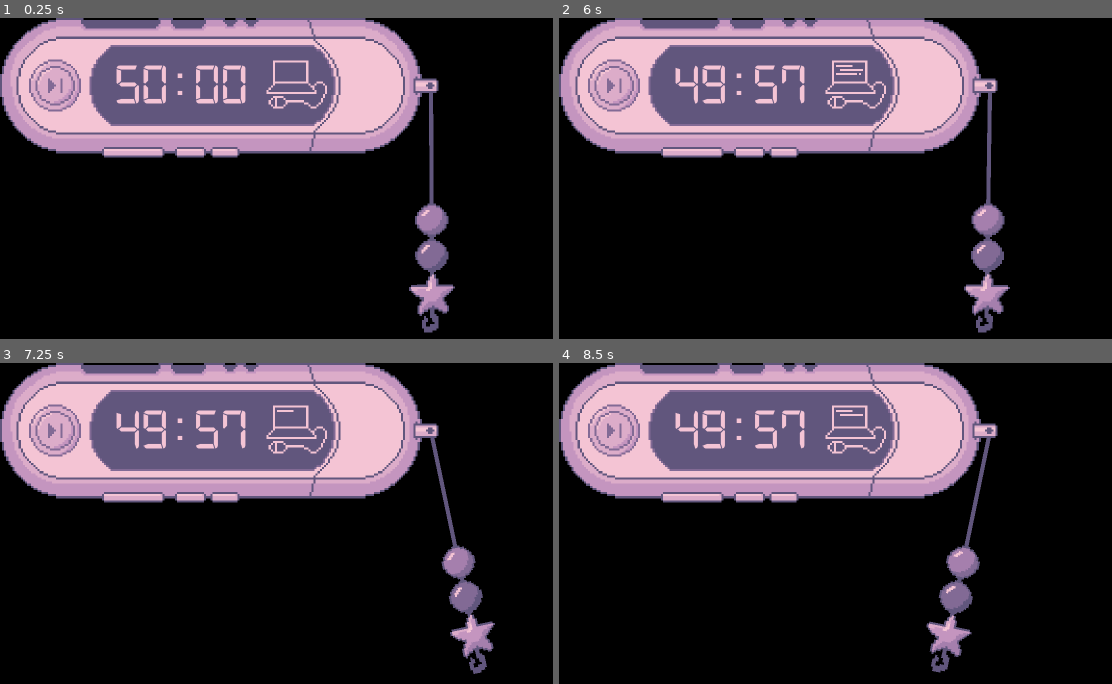
Above: before the commit, frames 1-4 (two rows, left to right).
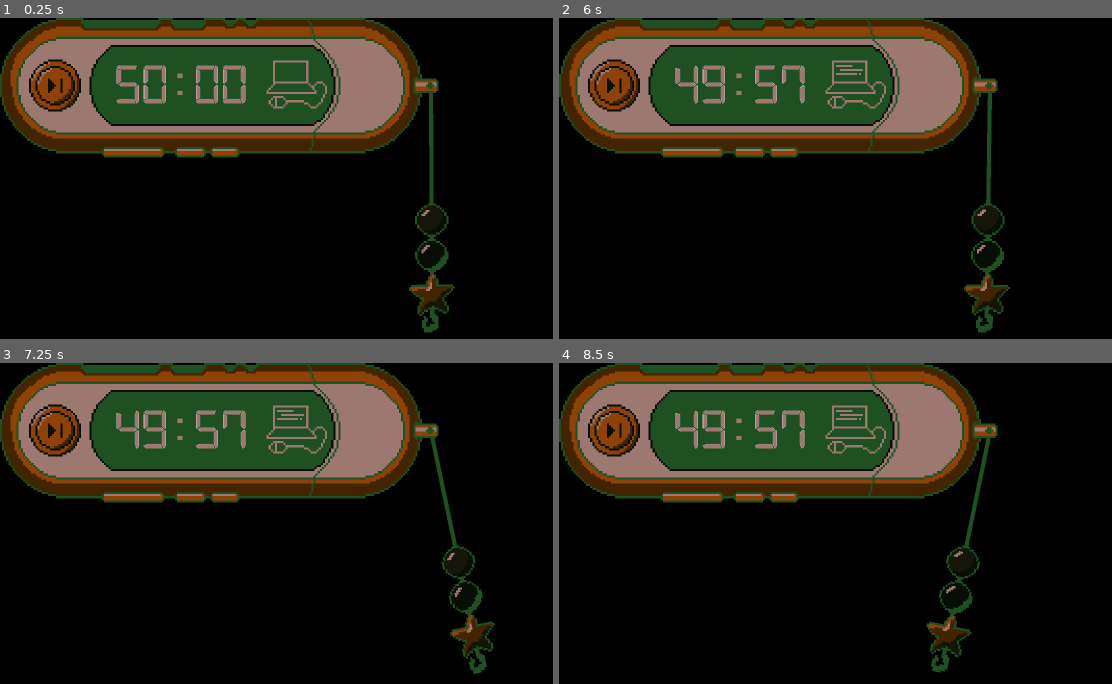
Above: after the commit, the same moments.

Repository: rota-fortunae/mp3-pomodoro
Game: Godot game, scene res://main.tscn
The game is run twice, just before and just after one commit, with the same random seed, the same clock (stepped at 60 frames per second) and the same inputs.
Inputs (mouse positions are in pixels of both pictures, inside the frame that each line leads up to):
- Up to frame 1 (0.25 s): no input
- Up to frame 2 (6 s): click (614, 85) at 0.5 s; click (929, 85) at 1.25 s; click (929, 85) at 2 s; click (614, 85) at 2.75 s; click (929, 85) at 3.5 s; click (614, 85) at 4.25 s; tap Enter at 5 s; move the mouse to (outside the picture) at 5.02 s; click (outside the picture) at 5.17 s; drag from (796, 200) to (918, 252) at 5.77 s
- Up to frame 3 (7.25 s): move the mouse to (481, 456) at 6.52 s; click (481, 456) at 6.67 s
- Up to frame 4 (8.5 s): drag from (918, 597) to (719, 478) at 7.27 s; move the mouse to (outside the picture) at 8.02 s; click (outside the picture) at 8.17 s

The runs differ from the first frame. In frame 1, 32% of the frame differs, in the area x 0-83%, y 0-99%; in frame 2, 32%; in frame 3, 32%; in frame 4, 32%.

Commit message:
editing shaders

Diff:
--- /dev/null
+++ b/main.gdshader
@@ -0,0 +1,38 @@
+shader_type canvas_item;
+
+void fragment() {
+    // Your original target and replacement
+    vec4 target_0 = vec4(0.38, 0.34, 0.49, 1.0);
+    vec3 new_0    = pow(vec3(0.38, 0.59, 0.40), vec3(2.2));
+
+    // New color maps (converted from hex and gamma-corrected)
+    vec4 target_1 = vec4(0.51, 0.42, 0.58, 1.0); // 826a95
+    vec3 new_1    = pow(vec3(0.18, 0.27, 0.18), vec3(2.2)); // #2d452f
+
+    vec4 target_2 = vec4(0.65, 0.50, 0.68, 1.0); // a57fad
+    vec3 new_2    = pow(vec3(0.32, 0.32, 0.21), vec3(2.2)); // #525236
+
+    vec4 target_3 = vec4(0.77, 0.58, 0.75, 1.0); // c495bf
+    vec3 new_3    = pow(vec3(0.54, 0.41, 0.00), vec3(2.2)); // #8a6800
+
+    vec4 target_4 = vec4(0.86, 0.67, 0.79, 1.0); // dcacc9
+    vec3 new_4    = pow(vec3(0.77, 0.54, 0.19), vec3(2.2)); // #c48931
+
+    vec4 target_5 = vec4(0.96, 0.77, 0.83, 1.0); // f4c4d4
+    vec3 new_5    = pow(vec3(0.80, 0.71, 0.69), vec3(2.2)); // #ccb4af
+
+    // Sequential color swapping
+    if (distance(COLOR, target_0) < 0.01) {
+        COLOR.rgb = new_0;
+    } else if (distance(COLOR, target_1) < 0.01) {
+        COLOR.rgb = new_1;
+    } else if (distance(COLOR, target_2) < 0.01) {
+        COLOR.rgb = new_2;
+    } else if (distance(COLOR, target_3) < 0.01) {
+        COLOR.rgb = new_3;
+    } else if (distance(COLOR, target_4) < 0.01) {
+        COLOR.rgb = new_4;
+    } else if (distance(COLOR, target_5) < 0.01) {
+        COLOR.rgb = new_5;
+    }
+}
--- a/main.tscn
+++ b/main.tscn
@@ -1,8 +1,10 @@
 [gd_scene format=3 uid="uid://csv8w68ys6y8b"]
 
 [ext_resource type="Texture2D" uid="uid://bwtdmxpq3eqbk" path="res://assets/main_body.png" id="1_ig7tw"]
+[ext_resource type="Shader" uid="uid://r5kh3gkgy0gg" path="res://main.gdshader" id="1_w48qg"]
 [ext_resource type="Texture2D" uid="uid://dal34mo56d841" path="res://assets/cap.png" id="2_0xm2m"]
 [ext_resource type="Texture2D" uid="uid://dvbcar24urv2l" path="res://assets/button_unpressed.png" id="3_1bvp3"]
+[ext_resource type="Material" uid="uid://dbixbu3rcism1" path="res://shaders/blue.tres" id="3_vivmo"]
 [ext_resource type="Texture2D" uid="uid://7mw4quokacc" path="res://assets/button_pressed.png" id="4_lquwl"]
 [ext_resource type="Script" uid="uid://nxwgn6svru8q" path="res://scripts/window_swing.gd" id="5_272bh"]
 [ext_resource type="BitMap" uid="uid://bt0ois64521xf" path="res://assets/button_bitmap.png" id="5_lquwl"]
@@ -14,6 +16,9 @@
 [ext_resource type="Texture2D" uid="uid://cr2nnkassuup8" path="res://assets/work_time.png" id="11_dg77c"]
 [ext_resource type="Script" uid="uid://ormykse11xyo" path="res://drag_screen.gd" id="12_dg77c"]
 
+[sub_resource type="ShaderMaterial" id="ShaderMaterial_ycdy4"]
+shader = ExtResource("1_w48qg")
+
 [sub_resource type="PhysicsMaterial" id="PhysicsMaterial_ip871"]
 
 [sub_resource type="RectangleShape2D" id="RectangleShape2D_hxrmi"]
@@ -75,6 +80,14 @@
 }],
 "loop": 1,
 "name": &"break",
+"speed": 5.0
+}, {
+"frames": [{
+"duration": 4.0,
+"texture": SubResource("AtlasTexture_ycdy4")
+}],
+"loop": 1,
+"name": &"pause",
 "speed": 5.0
 }, {
 "frames": [{
@@ -98,6 +111,7 @@
 [sub_resource type="ButtonGroup" id="ButtonGroup_ip871"]
 
 [node name="main" type="Node2D" unique_id=650135755]
+material = SubResource("ShaderMaterial_ycdy4")
 
 [node name="Control" type="Control" parent="." unique_id=1547425364]
 layout_mode = 3
@@ -107,11 +121,13 @@
 script = ExtResource("12_dg77c")
 
 [node name="fullbody" type="Sprite2D" parent="." unique_id=1394310647]
+material = ExtResource("3_vivmo")
 position = Vector2(95, 33)
 texture = ExtResource("1_ig7tw")
 offset = Vector2(0, 0.5)
 
 [node name="Cap" type="StaticBody2D" parent="." unique_id=2060485426]
+material = ExtResource("3_vivmo")
 physics_material_override = SubResource("PhysicsMaterial_ip871")
 
 [node name="Pivot" type="PinJoint2D" parent="Cap" unique_id=590999161]
@@ -122,12 +138,14 @@
 
 [node name="Charm" type="RigidBody2D" parent="Cap" unique_id=484463194]
 z_index = -1
+material = ExtResource("3_vivmo")
 position = Vector2(170, 78.99999)
 rotation = 0.6523597
 script = ExtResource("5_272bh")
 target_path = NodePath(".")
 
 [node name="Sprite2D" type="Sprite2D" parent="Cap/Charm" unique_id=586687799]
+material = ExtResource("3_vivmo")
 position = Vector2(37.000004, -13.000002)
 rotation = -0.65927607
 texture = ExtResource("6_7mycd")
@@ -139,6 +157,7 @@
 shape = SubResource("RectangleShape2D_hxrmi")
 
 [node name="cap" type="Sprite2D" parent="Cap" unique_id=1388584460]
+material = ExtResource("3_vivmo")
 position = Vector2(179, 32)
 texture = ExtResource("2_0xm2m")
 offset = Vector2(0, 0.5)
@@ -153,6 +172,7 @@
 position = Vector2(164, -1)
 
 [node name="CollisionShape2D" type="CollisionShape2D" parent="Cap/SwingBoundary" unique_id=810342164]
+material = ExtResource("3_vivmo")
 position = Vector2(43, 30)
 shape = SubResource("RectangleShape2D_j343n")
 
@@ -163,6 +183,7 @@
 texture_click_mask = ExtResource("6_ycdy4")
 
 [node name="Clock" type="Label" parent="." unique_id=1104957864]
+material = ExtResource("3_vivmo")
 offset_left = 55.0
 offset_top = 20.0
 offset_right = 160.0
@@ -176,12 +197,13 @@
 script = ExtResource("9_pom")
 
 [node name="BreakIndicator" type="AnimatedSprite2D" parent="." unique_id=1957707449]
+material = ExtResource("3_vivmo")
 position = Vector2(143, 32)
 sprite_frames = SubResource("SpriteFrames_ip871")
-animation = &"break"
-frame_progress = 0.16956511
+animation = &"pause"
 
 [node name="RoundButton" type="TextureButton" parent="." unique_id=645797071]
+material = ExtResource("3_vivmo")
 offset_left = 18.0
 offset_top = 24.0
 offset_right = 35.0
--- a/scripts/pomodoro.gd
+++ b/scripts/pomodoro.gd
@@ -3,6 +3,7 @@
 @export var work_minutes: int = 50
 @export var break_minutes: int = 10
 @export var debug: bool = true
+
 
 var _is_running: bool = false
 var _is_work: bool = true
@@ -31,13 +32,20 @@
 	else:
 		if debug: print("Pomodoro: parent not found")
 
+
 	# enable processing so _process() runs
 	set_process(true)
 
 	_update_pomodoro_labels()
+	_break_indicator.pause()
+
 
 func _on_pomo_button_pressed() -> void:
 	_is_running = not _is_running
+	if not _is_running:
+		_break_indicator.pause()
+	else:
+		_break_indicator.play()
 	if debug:
 		print("Pomodoro: running=", _is_running)
 
@@ -62,5 +70,6 @@
 	if _break_indicator:
 		_break_indicator.animation = ("work" if _is_work else "break")
 		_break_indicator.play()
+
 	_remaining_time = float((work_minutes if _is_work else break_minutes) * 60)
 	_update_clock()
--- /dev/null
+++ b/shaders/blue.tres
@@ -0,0 +1,6 @@
+[gd_resource type="ShaderMaterial" format=3 uid="uid://dbixbu3rcism1"]
+
+[ext_resource type="Shader" uid="uid://r5kh3gkgy0gg" path="res://main.gdshader" id="1_xctvi"]
+
+[resource]
+shader = ExtResource("1_xctvi")
Not shown, added: main.gdshader.uid
